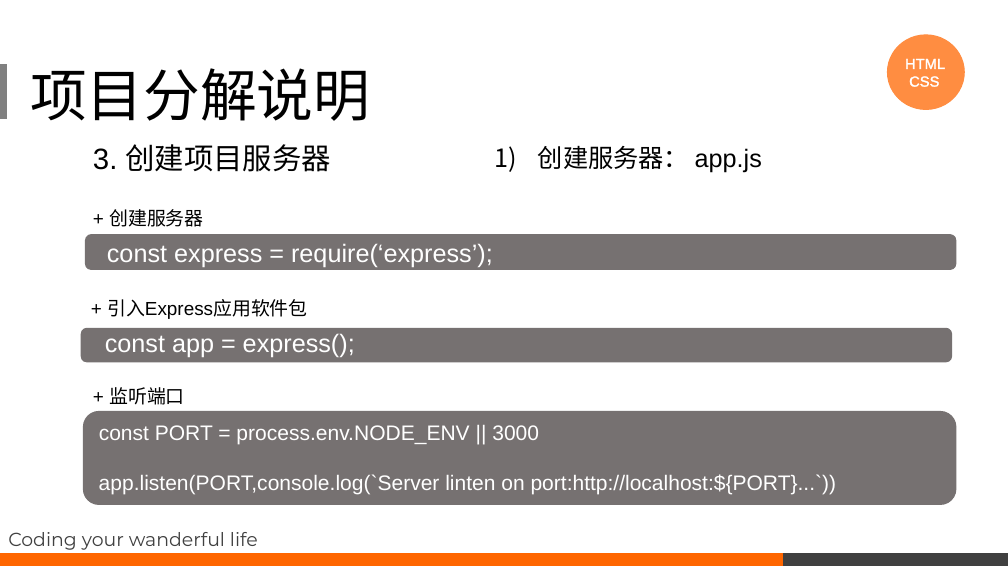
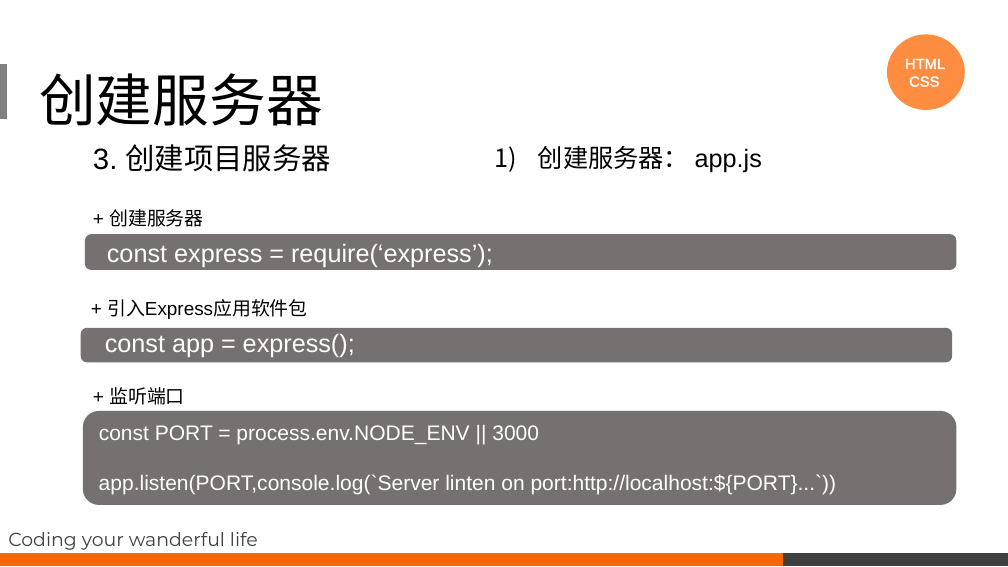
Before and after one commit to noip-algorithms/express-element-master, a slide deck: slide 5 of course/项目分析课程.pptx (slide 6 before the commit). Drawn at 1008x567 pixels with LibreOffice and Linux fonts; fonts in the diff are those of the drawing. Boxes give left, top, right and bottom in pixels: in the first picture for what was removed or moved away, otherwise in the second. Text is boxed around its words. In the diff, an @@ line names an element or a change of style, - is before the commit and + after.

```diff
--- a/course/项目分析课程.pptx
+++ b/course/项目分析课程.pptx
@@ title removed at (x1=30, y1=68, x2=370, y2=121) @@
-项目分解说明
@@ text added at (x1=39, y1=73, x2=322, y2=126), 54 pt, text #000000 @@
+创建服务器
```
Also in this commit, not shown: 5 other slides changed, 13 slides added, 7 other files.
